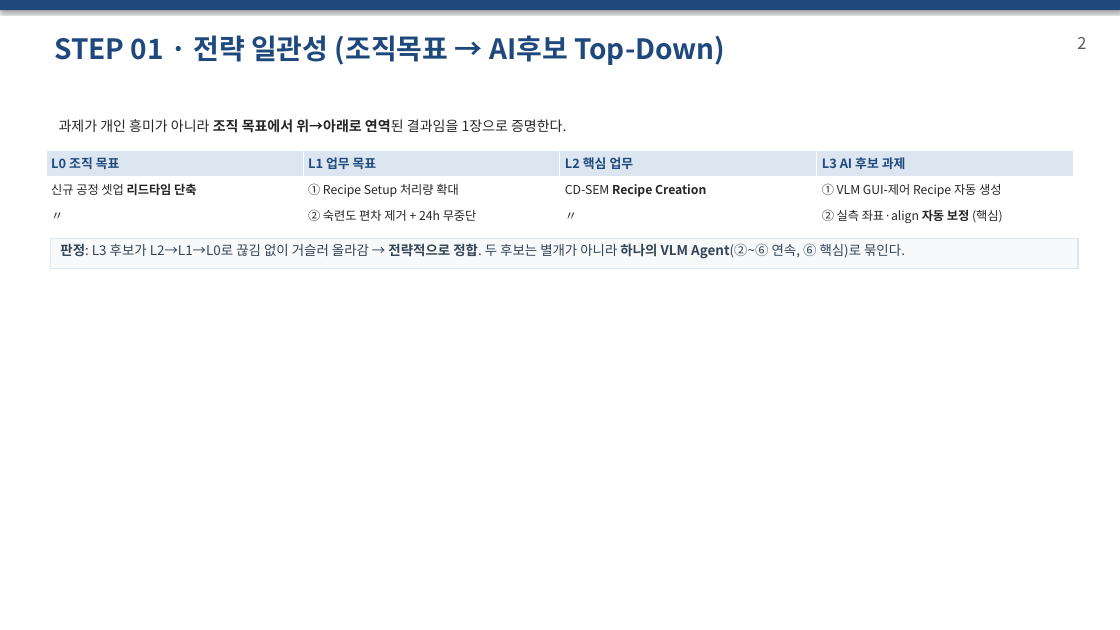
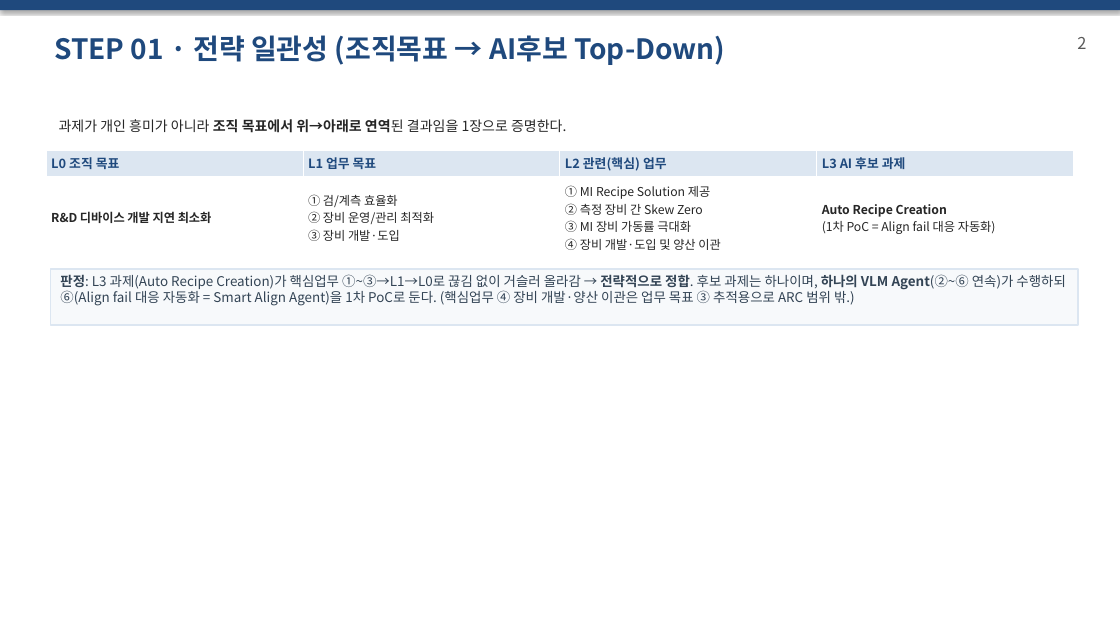
Before and after one commit to DarrenKoi/pm_notes, a slide deck: slide 3 of my-task/AIX_POC/프로젝트_smart_align_agent/07-적용_CDSEM_실행기획_발표요약.pptx. Drawn at 1120x630 pixels with LibreOffice and Linux fonts; fonts in the diff are those of the drawing. Boxes give left, top, right and bottom in pixels: in the first picture for what was removed or moved away, otherwise in the second. Text is boxed around its words. In the diff, an @@ line names an element or a change of style, - is before the commit and + after.

```diff
--- a/my-task/AIX_POC/프로젝트_smart_align_agent/07-적용_CDSEM_실행기획_발표요약.pptx
+++ b/my-task/AIX_POC/프로젝트_smart_align_agent/07-적용_CDSEM_실행기획_발표요약.pptx
@@ table at [46,150,1075,260] @@
-row 1: L0 조직 목표 | L1 업무 목표 | L2 핵심 업무 | L3 AI 후보 과제
-row 2: 신규 공정 셋업 리드타임 단축 | ① Recipe Setup 처리량 확대 | CD-SEM Recipe Creation | ① VLM GUI-제어 Recipe 자동 생성
-row 3: 〃 | ② 숙련도 편차 제거 + 24h 무중단 | 〃 | ② 실측 좌표·align 자동 보정 (핵심)
+row 1: L0 조직 목표 | L1 업무 목표 | L2 관련(핵심) 업무 | L3 AI 후보 과제
+row 2: R&D 디바이스 개발 지연 최소화 | ① 검/계측 효율화 / ② 장비 운영/관리 최적화 / ③ 장비 개발·도입 | ① MI Recipe Solution 제공 / ② 측정 장비 간 Skew Zero / ③ MI 장비 가동률 극대화 / ④ 장비 개발·도입 및 양산 이관 | Auto Recipe Creation / (1차 PoC = Align fail 대응 자동화)
@@ rectangle "판정: L3 과제(Auto Recipe Creation)가 ...": place and size @@
-rectangle "판정: L3 과제(Auto Recipe Creation)가 ..." at [50,238,1078,268]
+rectangle "판정: L3 과제(Auto Recipe Creation)가 ..." at [50,269,1078,325]
@@ text in rectangle at [60,274,1065,306]: text changed @@
-판정: L3 후보가 L2→L1→L0로 끊김 없이 거슬러 올라감 → 전략적으로 정합. 두 후보는 별개가 아니라 하나의 VLM Agent(②~⑥ 연속, ⑥ 핵심)로 묶인다.
+판정: L3 과제(Auto Recipe Creation)가 핵심업무 ①~③→L1→L0로 끊김 없이 거슬러 올라감 → 전략적으로 정합. 후보 과제는 하나이며, 하나의 VLM Agent(②~⑥ 연속)가 수행하되 ⑥(Align fail 대응 자동화 = Smart Align Agent)을 1차 PoC로 둔다. (핵심업무 ④ 장비 개발·양산 이관은 업무 목표 ③ 추적용으로 ARC 범위 밖.)
```
Also in this commit, not shown: 4 other slides changed, 14 other files.
